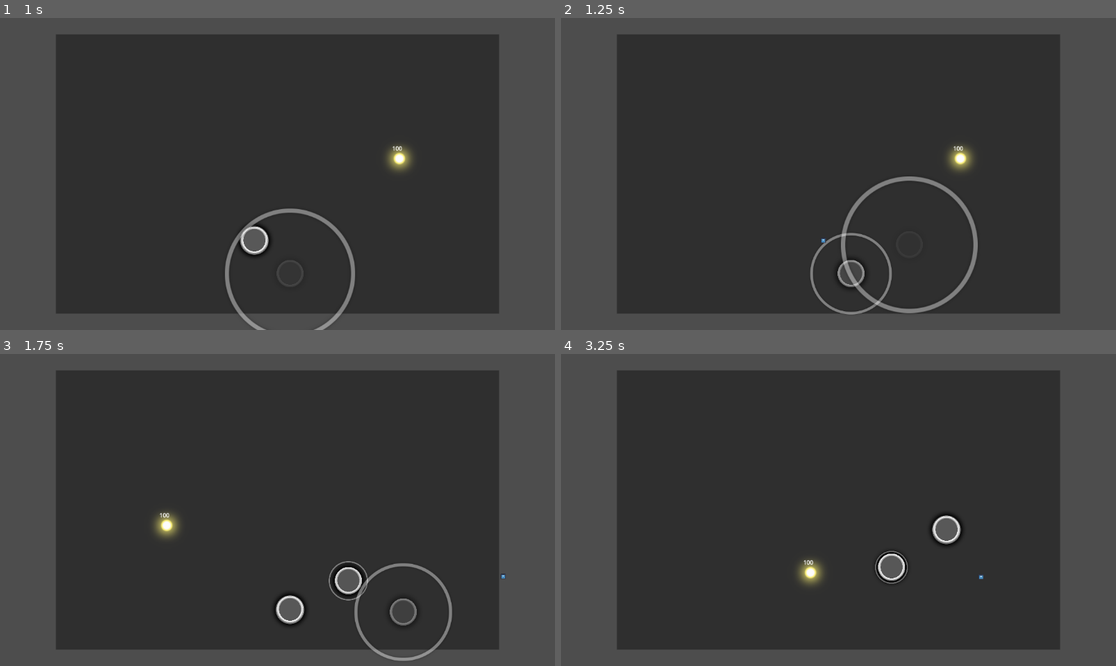
Above: before the commit, frames 1-4 (two rows, left to right).
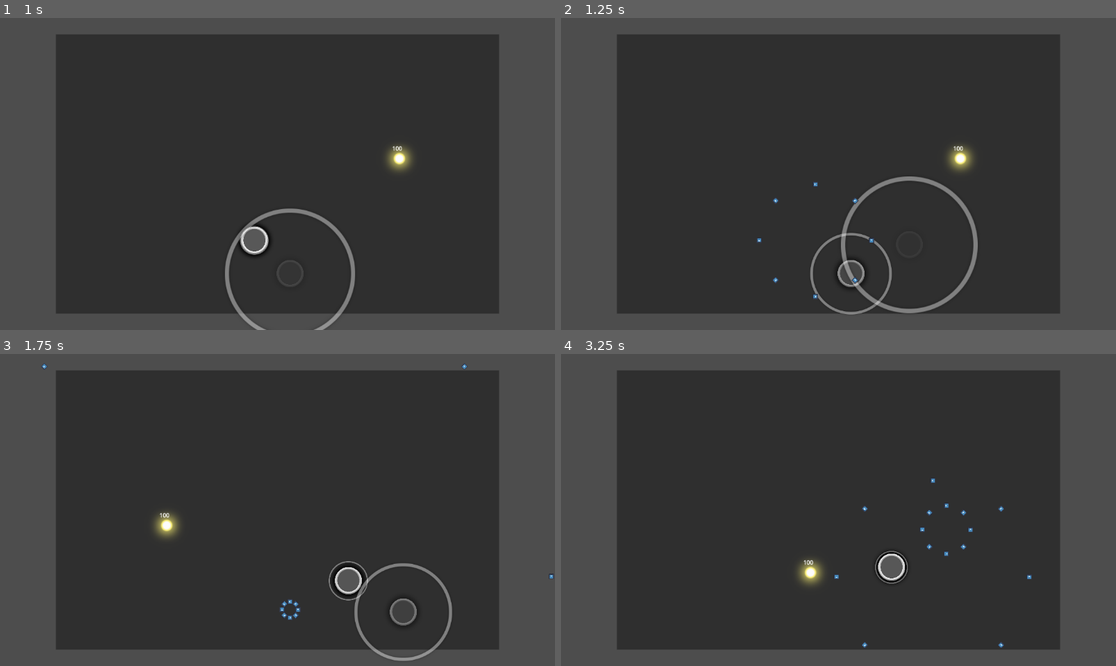
Above: after the commit, the same moments.

Repository: naixsu/Osu-Thingy
Game: Godot game, scene res://Scenes/Main.tscn
Two runs of this game, one before a commit and one after it. Both use one fixed random seed, a clock stepped at 60 frames per second and the inputs below. The engine's default icon, where the game draws it, is replaced by a stand-in: a white triangle on a blue panel in a dark square. Sound files missing from this copy of the repository are replaced by a short silence.
Inputs (mouse positions are in pixels of both pictures, inside the frame that each line leads up to):
- Up to frame 1 (1 s): move the mouse to (399, 158) at 0.52 s
- Up to frame 2 (1.25 s): no input
- Up to frame 3 (1.75 s): move the mouse to (166, 525) at 1.27 s
- Up to frame 4 (3.25 s): move the mouse to (894, 441) at 2.02 s; move the mouse to (810, 572) at 2.77 s

Frame 1 is identical in both runs. In frame 2, 0.1% of the frame differs, in the area x 35-57%, y 52-91%; in frame 3, 0.5%; in frame 4, 0.7%, in the area x 49-85%, y 39-95%.

Commit message:
adjustments

Diff:
--- a/Autoload/BulletManager.gd
+++ b/Autoload/BulletManager.gd
@@ -2,11 +2,20 @@
 
 @export var Bullet : PackedScene
 
+## Spawns bullets
 func spawn_bullets(notePos : Vector2) -> void:
-	print(notePos)
-	var bullet = Bullet.instantiate()
-	bullet.global_position = notePos
-
 	var root = get_tree().get_root()
 	var bulletGroup = root.get_node("Main/BulletGroup")
-	bulletGroup.add_child(bullet)
+
+	# Classic pattern: 8 bullets
+	var numBullets = 8  # Number of bullets (360 degrees / 45 degrees)
+	var angleInterval = 45  # Degrees between each bullet
+
+	for i in range(numBullets):
+		var bullet = Bullet.instantiate()
+		var angleDeg = i * angleInterval
+
+		bullet.global_position = notePos
+		bullet.rotation_degrees = angleDeg
+
+		bulletGroup.add_child(bullet)
--- a/Scenes/Main.tscn
+++ b/Scenes/Main.tscn
@@ -11,6 +11,7 @@
 [node name="Main" type="Node2D"]
 script = ExtResource("1_w7xk5")
 Note = ExtResource("2_e5mop")
+Cursor = ExtResource("4_8uebw")
 beatmaps = Array[Resource]([ExtResource("2_u5sfc")])
 
 [node name="Audio" type="AudioStreamPlayer2D" parent="."]
@@ -22,8 +23,6 @@
 
 [node name="SongTimer" type="Timer" parent="."]
 one_shot = true
-
-[node name="Cursor" parent="." instance=ExtResource("4_8uebw")]
 
 [node name="PlayArea" type="Node2D" parent="."]
 
--- a/Scenes/Note.tscn
+++ b/Scenes/Note.tscn
@@ -31,7 +31,7 @@
 [node name="Timers" type="Node" parent="."]
 
 [node name="QueueFreeTimer" type="Timer" parent="Timers"]
-wait_time = 0.3
+wait_time = 0.2
 one_shot = true
 
 [node name="ApproachCircleTimer" type="Timer" parent="Timers"]
--- a/Scripts/Bullet.gd
+++ b/Scripts/Bullet.gd
@@ -1,4 +1,6 @@
 extends CharacterBody2D
+
+class_name Bullet
 
 @export var speed = 1000
 @export var damage = 20
--- a/Scripts/Main.gd
+++ b/Scripts/Main.gd
@@ -2,13 +2,13 @@
 class_name Main
 
 @export var Note : PackedScene
+@export var Cursor : PackedScene
 
 @export var beatmaps : Array[Resource]
 
 @onready var noteGroup = $NoteGroup
 @onready var audio : AudioStreamPlayer2D = $Audio
 @onready var songTimer : Timer = $SongTimer
-@onready var cursor : Node2D = $Cursor
 
 var path = "D:\\osu!\\Songs"
 var OGPlayArea : Vector2 = Vector2(512, 384)
@@ -31,10 +31,13 @@
 var sliderIndex : int = 0
 var sliderObj : Dictionary
 var hitObjStart : float = 588.0
+var cursor : Node2D
 
 # Called when the node enters the scene tree for the first time.
 func _ready():
 	Input.set_mouse_mode(Input.MOUSE_MODE_HIDDEN)
+	cursor = Cursor.instantiate()
+	add_child(cursor)
 	var i = 0
 	var mp3 : AudioStream = beatmaps[i].mp3
 	var beatmap = beatmaps[i].beatmap
